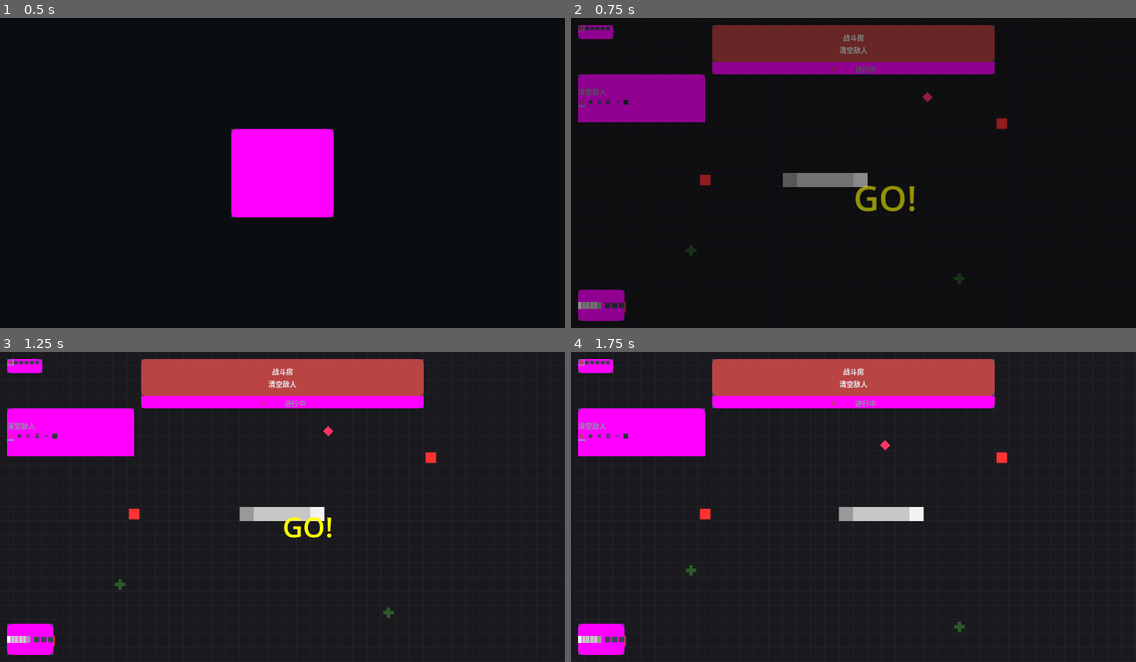
Above: before the commit, frames 1-4 (two rows, left to right).
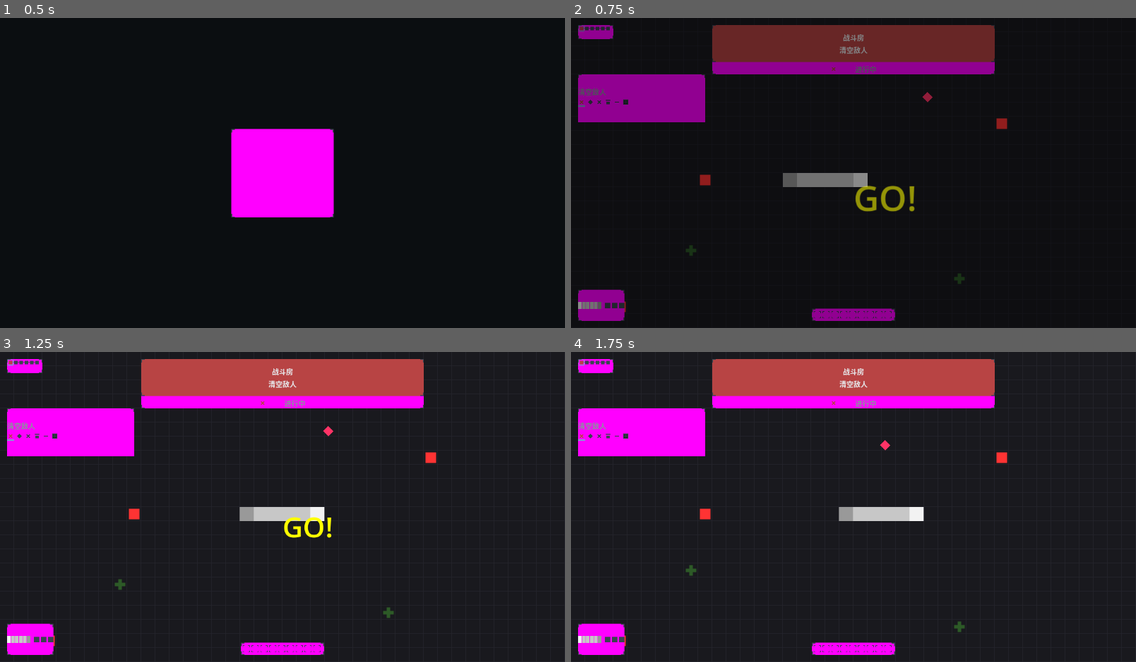
Above: after the commit, the same moments.

Repository: ztwosone/GreedySnake
Game: Godot game, scene res://scenes/main.tscn
Same seed, same stepped clock (60 frames per second), same inputs: the game is played once before the commit and once after it.
Inputs (mouse positions are in pixels of both pictures, inside the frame that each line leads up to):
- Up to frame 1 (0.5 s): no input
- Up to frame 2 (0.75 s): click "开始游戏" at 0.5 s
- Up to frame 3 (1.25 s): no input
- Up to frame 4 (1.75 s): tap Enter at 1.25, 1.35 s; move the mouse to (977, 491) at 1.27 s; hold D (move_right) from 1.28 s (still down); click (977, 491) at 1.42 s; tap Space at 1.52 s

Frame 1 is identical in both runs. In frame 2, 0.6% of the frame differs, in the area x 42-58%, y 93-98%; in frame 3, 0.6%; in frame 4, 0.6%.

Commit message:
004 T104c: build status bar + pickup world blink marker
- ui/build_status_bar.gd（§8.6）：底中数据驱动 _draw——[头][front…][middle…][back…][尾]
  格序、空槽四角虚框、装备实心+等级点、共鸣 = 活跃对 part_id 定位格间连线
- ResonanceManager.get_active_pairs() 新只读访问器（key res:partA+partB 反解）
- 首次发现 caption「共鸣发现：X」hud 内嵌（避免 toast 层互踩），discovery_hold_sec 后收起
- pickup_entity 世界内闪烁标记（§8.7 前半）：blink_alpha 纯函数 [0.55,1.0] +
  _process 脉动，game_feel.pickup_blink_hz 驱动、关闭恒亮
- game_world 接线 UI/BuildStatusBar + setup 三管理器只读面
- 几何教训入 CurrentState：动态尺寸面板按锚点回写 offsets（锚点预设+直改 size
  会把 CENTER_BOTTOM 面板放到左上——几何探针实证拦截）
- 新套件 test_xp_build_bar；T104 全片勾除
- 门禁：76/76 套件 4246/4246 + STRICT PASSED

Co-Authored-By: Claude Fable 5 <noreply@anthropic.com>

Diff:
--- /dev/null
+++ b/Project/Test/cases/test_xp_build_bar.gd
@@ -0,0 +1,123 @@
+extends RefCounted
+## Phase P T104c: Build 状态条 + 拾取物世界内闪烁标记契约（presentation_design.md §8.6/§8.7）
+## 状态条（底中）：[头][前…][中…][后…][尾] 槽位格；空槽虚框；装备/升级 bounce + 等级点；
+## 共鸣 = 相邻格间青色连线（get_active_pairs 槽位定位）+ 首次发现 caption。
+## 纯监听 + 注入系统只读查询（§11.1）；数据驱动 _draw（minimap 同范式）。
+
+const BAR_PATH: String = "res://ui/build_status_bar.gd"
+const PICKUP_PATH: String = "res://entities/pickups/pickup_entity.gd"
+
+
+## duck-typed 注入替身（只读查询面）
+class StubSlots:
+	var layout: Dictionary = {"front": [null], "middle": [null, null], "back": [null]}
+	func get_slot_layout(position: String) -> Array:
+		return layout.get(position, [])
+
+
+class StubParts:
+	var head = null
+	var tail = null
+	func get_active_head():
+		return head
+	func get_active_tail():
+		return tail
+
+
+class StubResonance:
+	var pairs: Array = []
+	func get_active_pairs() -> Array:
+		return pairs
+
+
+class FakeScale:
+	var part_id: String = ""
+	var level: int = 1
+	func _init(id: String, lv: int = 1) -> void:
+		part_id = id
+		level = lv
+
+
+func run(t) -> void:
+	await _test_build_bar(t)
+	_test_pickup_blink(t)
+
+
+func _test_build_bar(t) -> void:
+	t.assert_file_exists(BAR_PATH)
+	var script = load(BAR_PATH)
+	if script == null:
+		return
+	var bar: Control = script.new()
+	t.add_child(bar)
+
+	t.assert_true(bar.is_in_group("ui_kit"), "[P104c] bar in ui_kit group")
+	t.assert_eq(str(bar.get_meta("ui_layer", "")), "hud", "[P104c] bar on hud layer")
+	t.assert_false(bar.visible, "[P104c] hidden before setup (渐进披露：无 Build 系统不显示)")
+
+	var slots := StubSlots.new()
+	var parts := StubParts.new()
+	var resonance := StubResonance.new()
+	bar.setup(parts, slots, resonance)
+	t.assert_true(bar.visible, "[P104c] visible after setup")
+
+	# 格序：头 + front(1) + middle(2) + back(1) + 尾 = 6
+	t.assert_eq(bar.get_cell_count(), 6, "[P104c] cells = head + open slots + tail")
+	t.assert_eq(bar.get_occupied_count(), 0, "[P104c] all empty at start")
+
+	# 装备刷新（事件驱动重读注入查询）
+	slots.layout["front"] = [FakeScale.new("greedy_scale", 2)]
+	parts.head = FakeScale.new("hydra", 1)
+	EventBus.snake_scale_equipped.emit({"scale_id": "greedy_scale", "level": 2,
+		"position": "front"})
+	t.assert_eq(bar.get_occupied_count(), 2, "[P104c] equip event re-reads head+scale")
+
+	# 共鸣连线：活跃对按 part_id 定位到槽位格
+	slots.layout["middle"] = [FakeScale.new("swift_scale", 1), null]
+	resonance.pairs = [{"resonance_id": "boil", "part_a": "greedy_scale",
+		"part_b": "swift_scale"}]
+	EventBus.resonance_activated.emit({"resonance_id": "boil",
+		"display_name": "沸毒", "is_new_discovery": false})
+	t.assert_eq(bar.get_link_count(), 1, "[P104c] active pair draws one resonance link")
+
+	# 首次发现 caption：is_new_discovery=true 显示 → settle 后收起
+	t.assert_false(bar.is_caption_visible(), "[P104c] no caption for re-discovery")
+	EventBus.resonance_activated.emit({"resonance_id": "boil2",
+		"display_name": "新共鸣", "is_new_discovery": true})
+	t.assert_true(bar.is_caption_visible(), "[P104c] new discovery shows caption")
+	t.assert_true(bar.get_caption_text().contains("新共鸣"),
+		"[P104c] caption carries the display name")
+	bar.settle()
+	t.assert_false(bar.is_caption_visible(), "[P104c] caption auto-hides (settled)")
+
+	# 共鸣停用：连线消失
+	resonance.pairs = []
+	EventBus.resonance_deactivated.emit({"resonance_id": "boil"})
+	t.assert_eq(bar.get_link_count(), 0, "[P104c] deactivation clears the link")
+
+	bar.queue_free()
+	await t.get_tree().process_frame
+
+
+# === §8.7 前半：拾取物世界内闪烁标记 ===
+func _test_pickup_blink(t) -> void:
+	var script = load(PICKUP_PATH)
+	t.assert_true(script != null, "[P104c] pickup_entity loads")
+	if script == null:
+		return
+	# 纯函数闪烁曲线：相位变化产生 [low,1] 区间内的不同 alpha（JSON 驱动频率）
+	var has_helper: bool = false
+	for m in script.get_script_method_list():
+		if str(m.get("name", "")) == "blink_alpha":
+			has_helper = true
+	t.assert_true(has_helper, "[P104c] pickup has static blink_alpha helper")
+	if not has_helper:
+		return
+	var hz: float = float(ConfigManager.get_game_feel().get("pickup_blink_hz", 0.0))
+	t.assert_true(hz > 0.0, "[P104c] game_feel.pickup_blink_hz > 0 (JSON)")
+	var a0: float = script.blink_alpha(0.0)
+	var a1: float = script.blink_alpha(0.25 / hz)
+	t.assert_true(absf(a0 - a1) > 0.05, "[P104c] blink curve actually varies with phase")
+	for a in [a0, a1]:
+		t.assert_true(a >= 0.5 and a <= 1.0,
+			"[P104c] blink alpha stays readable in [0.5, 1.0] (got %f)" % a)
--- a/Project/data/json/game_config.json
+++ b/Project/data/json/game_config.json
@@ -1328,7 +1328,8 @@
       "desaturate_sec": 0.4,
       "cause_hold_sec": 0.8,
       "victory_ring_token": "accent_shedskin",
-      "room_banner_sec": 0.9
+      "room_banner_sec": 0.9,
+      "discovery_hold_sec": 2.0
     },
     "glyphs": {
       "_canvas_units": 16,
@@ -1406,6 +1407,7 @@
       "ring_width": 2,
       "ring_start_scale": 0.25,
       "fly_size": 8,
+      "pickup_blink_hz": 1.2,
       "triggers": {}
     },
     "audio": { "enabled": true, "master_volume_db": -6, "dedup_ms": 50, "sfx": {} },
--- a/Project/entities/pickups/pickup_entity.gd
+++ b/Project/entities/pickups/pickup_entity.gd
@@ -3,12 +3,14 @@
 ## 仿 food 口径：地面层（cell_layer 0）、非实体（is_solid false）、不阻挡移动——
 ## 蛇头进入该格即被 PickupSystem 拾取（snake_moved 事件路径）。
 ## 视觉：菱形色块（颜色出自 event_pickups.pickups.<id>.placeholder_color，FR-010）+
-## 内核小方块；正式表现归 S4（presentation §8.7 世界内闪烁标记）。
+## 内核小方块 + 世界内闪烁标记（presentation §8.7 前半，T104c：正弦 alpha 脉动，
+## game_feel.pickup_blink_hz 驱动；game_feel 关闭恒亮）。
 ## 无 class_name：消费方一律 preload 本文件（ScriptingLeading 附录 C.8）。
 
 var pickup_id: String = ""
 var display_name: String = ""
 var _color: Color = Color(0.81, 0.58, 0.85)
+var _blink_phase: float = 0.0
 
 
 func _init() -> void:
@@ -41,3 +43,18 @@
 	core.position = Vector2(-core_s / 2, -core_s / 2)
 	core.color = Color(1.0, 1.0, 1.0, 0.85)
 	add_child(core)
+
+
+## §8.7 闪烁曲线（纯函数，可测）：|sin| 脉动钳在 [0.55, 1.0] 保持可读
+static func blink_alpha(phase: float) -> float:
+	var hz: float = float(ConfigManager.get_game_feel().get("pickup_blink_hz", 0.0))
+	return 0.55 + 0.45 * absf(sin(phase * TAU * hz))
+
+
+func _process(delta: float) -> void:
+	# §8.7 世界内闪烁标记：game_feel 关闭恒亮（宪法：重特效可禁用）
+	if not bool(ConfigManager.get_game_feel().get("enabled", true)):
+		modulate.a = 1.0
+		return
+	_blink_phase += delta
+	modulate.a = blink_alpha(_blink_phase)
--- a/Project/scenes/game_world.gd
+++ b/Project/scenes/game_world.gd
@@ -251,6 +251,14 @@
 		var minimap: Control = MinimapScript.new()
 		minimap.name = "FloorMinimap"
 		$UI.add_child(minimap)
+
+	# T104c（§8.6）：Build 状态条——注入三管理器只读查询面
+	if $UI.get_node_or_null("BuildStatusBar") == null:
+		var BarScript: GDScript = preload("res://ui/build_status_bar.gd")
+		var build_bar: Control = BarScript.new()
+		build_bar.name = "BuildStatusBar"
+		$UI.add_child(build_bar)
+		build_bar.setup(snake_parts_mgr, scale_slot_mgr, resonance_mgr)
 
 
 func _exit_tree() -> void:
--- a/Project/systems/snake_parts/resonance_manager.gd
+++ b/Project/systems/snake_parts/resonance_manager.gd
@@ -150,6 +150,21 @@
 	return _discovered_resonances.has(res_id)
 
 
+## 活跃共鸣对（T104c Build 状态条连线用，只读）：[{resonance_id, part_a, part_b}]
+## key 结构 = "res_id:partA+partB"（_make_pair_key 升序），此处反解
+func get_active_pairs() -> Array:
+	var pairs: Array = []
+	for key in _active_resonances:
+		var halves: PackedStringArray = str(key).split(":")
+		if halves.size() != 2:
+			continue
+		var ids: PackedStringArray = halves[1].split("+")
+		if ids.size() == 2:
+			pairs.append({
+				"resonance_id": halves[0], "part_a": ids[0], "part_b": ids[1]})
+	return pairs
+
+
 ## 清除所有活跃共鸣
 func clear_all() -> void:
 	for key in _active_resonances.keys():
--- /dev/null
+++ b/Project/ui/build_status_bar.gd
@@ -0,0 +1,215 @@
+extends "res://ui/kit/kit_panel.gd"
+## Build 状态条（SpecKit 004 Phase P T104c，presentation_design.md §8.6）
+## 底中：[头][前…][中…][后…][尾] 槽位格——空槽虚框、装备格实心 + 等级点、
+## 共鸣 = 相邻格间 accent_resonance 连线（按活跃对 part_id 定位槽位）、
+## 首次发现 caption「共鸣发现：X」停留 discovery_hold_sec 后收起。
+## 纯监听 + 注入系统只读查询（§11.1 只听不驱动）；数据驱动 _draw 零槽位子节点。
+## 无 class_name：消费方一律按路径加载（ScriptingLeading 附录 C.8）。
+
+const _POSITIONS: Array = ["front", "middle", "back"]
+
+var _parts_mgr = null
+var _slot_mgr = null
+var _resonance_mgr = null
+var _caption_label: Label
+## 绘制单元缓存：[{kind: "head"|"scale"|"tail", position, part_id, level, occupied}]
+var _cells: Array = []
+var _links: Array = []
+
+
+func _init() -> void:
+	super._init("hud")
+
+
+func _ready() -> void:
+	anchor_left = 0.5
+	anchor_right = 0.5
+	anchor_top = 1.0
+	anchor_bottom = 1.0
+	mouse_filter = Control.MOUSE_FILTER_IGNORE
+	visible = false
+	_apply_geometry()
+
+	# §8.6 首次发现 caption（条上方一行，hud 层内嵌避免与 toast 层互踩）
+	_caption_label = Label.new()
+	_caption_label.name = "DiscoveryCaption"
+	_caption_label.theme_type_variation = "CaptionLabel"
+	_caption_label.horizontal_alignment = HORIZONTAL_ALIGNMENT_CENTER
+	_caption_label.add_theme_color_override(
+		"font_color", ConfigManager.get_palette_color("accent_resonance"))
+	_caption_label.set_anchors_preset(Control.PRESET_CENTER_TOP)
+	_caption_label.grow_horizontal = Control.GROW_DIRECTION_BOTH
+	_caption_label.visible = false
+	add_child(_caption_label)
+
+	for sig in [EventBus.snake_head_equipped, EventBus.snake_head_unequipped,
+			EventBus.snake_tail_equipped, EventBus.snake_tail_unequipped,
+			EventBus.snake_scale_equipped, EventBus.snake_scale_unequipped,
+			EventBus.slot_unlocked, EventBus.resonance_activated,
+			EventBus.resonance_deactivated]:
+		sig.connect(_on_build_changed)
+	EventBus.resonance_activated.connect(_on_resonance_activated)
+	EventBus.game_started.connect(_refresh)
+
+
+## 注入只读查询面（game_world 接线真实管理器；测试注入替身）
+func setup(parts_mgr, slot_mgr, resonance_mgr) -> void:
+	_parts_mgr = parts_mgr
+	_slot_mgr = slot_mgr
+	_resonance_mgr = resonance_mgr
+	visible = true
+	_refresh()
+
+
+# === 查询契约（test_xp_build_bar） ===
+
+func get_cell_count() -> int:
+	return _cells.size()
+
+
+func get_occupied_count() -> int:
+	var n: int = 0
+	for cell in _cells:
+		if cell.get("occupied", false):
+			n += 1
+	return n
+
+
+func get_link_count() -> int:
+	return _links.size()
+
+
+func is_caption_visible() -> bool:
+	return _caption_label != null and _caption_label.visible
+
+
+func get_caption_text() -> String:
+	return _caption_label.text if _caption_label != null else ""
+
+
+# === 事件 ===
+
+func _on_build_changed(_data: Dictionary) -> void:
+	_refresh()
+
+
+## §8.6 首次发现横幅：caption 停留 discovery_hold_sec 后收起（Tween 入 settle 语义）
+func _on_resonance_activated(data: Dictionary) -> void:
+	if not bool(data.get("is_new_discovery", false)):
+		return
+	_caption_label.text = "共鸣发现：%s" % str(data.get("display_name", ""))
+	_caption_label.visible = true
+	var tw: Tween = track_tween(create_tween())
+	tw.tween_interval(float(
+		ConfigManager.get_ceremony_config().get("discovery_hold_sec", 0.0)))
+	tw.tween_callback(func() -> void: _caption_label.visible = false)
+
+
+func _refresh() -> void:
+	if _slot_mgr == null:
+		return
+	_cells.clear()
+	var head = _parts_mgr.get_active_head() if _parts_mgr != null else null
+	_cells.append(_make_part_cell("head", head))
+	for position in _POSITIONS:
+		for entry in _slot_mgr.get_slot_layout(position):
+			_cells.append({
+				"kind": "scale", "position": position,
+				"part_id": str(entry.part_id) if entry != null else "",
+				"level": int(entry.level) if entry != null else 0,
+				"occupied": entry != null,
+			})
+	var tail = _parts_mgr.get_active_tail() if _parts_mgr != null else null
+	_cells.append(_make_part_cell("tail", tail))
+
+	# 共鸣连线：活跃对 part_id → 槽位格索引（同件多槽取首个命中）
+	_links.clear()
+	if _resonance_mgr != null and _resonance_mgr.has_method("get_active_pairs"):
+		for pair in _resonance_mgr.get_active_pairs():
+			var a: int = _find_cell(str(pair.get("part_a", "")))
+			var b: int = _find_cell(str(pair.get("part_b", "")))
+			if a >= 0 and b >= 0 and a != b:
+				_links.append([mini(a, b), maxi(a, b)])
+
+	_apply_geometry()
+	queue_redraw()
+
+
+## 底中定位：锚点 (0.5, 1.0)，按格数回写 offsets 保持水平居中、底缘留边
+func _apply_geometry() -> void:
+	var layout: Dictionary = ConfigManager.get_layout_config()
+	var base_unit: float = float(layout.get("base_unit", 16))
+	var screen_margin: float = float(layout.get("screen_margin", 0))
+	var w: float = maxf(_cells.size(), 1) * base_unit * 1.25 + base_unit * 0.5
+	var h: float = base_unit * 1.75
+	offset_left = -w * 0.5
+	offset_right = w * 0.5
+	offset_top = -(h + screen_margin)
+	offset_bottom = -screen_margin
+
+
+func _make_part_cell(kind: String, part) -> Dictionary:
+	return {
+		"kind": kind, "position": kind,
+		"part_id": str(part.part_id) if part != null else "",
+		"level": int(part.level) if part != null else 0,
+		"occupied": part != null,
+	}
+
+
+func _find_cell(part_id: String) -> int:
+	if part_id.is_empty():
+		return -1
+	for i in _cells.size():
+		if str(_cells[i].get("part_id", "")) == part_id:
+			return i
+	return -1
+
+
+func _draw() -> void:
+	super._draw()
+	if _cells.is_empty():
+		return
+	var base_unit: float = float(ConfigManager.get_layout_config().get("base_unit", 16))
+	var cell: float = base_unit
+	var step: float = base_unit * 1.25
+	var origin: Vector2 = Vector2(base_unit * 0.25, base_unit * 0.375)
+	var frame_color: Color = ConfigManager.get_palette_color("frame_line")
+	var fill_color: Color = ConfigManager.get_palette_color("text_primary")
+	var accent: Color = ConfigManager.get_palette_color("accent_resonance")
+	var dot_color: Color = ConfigManager.get_palette_color("accent_shedskin")
+
+	# §8.6 共鸣连线（格中心间，画在格之下）
+	for link in _links:
+		var from: Vector2 = origin + Vector2(link[0] * step + cell * 0.5, cell * 0.5)
+		var to: Vector2 = origin + Vector2(link[1] * step + cell * 0.5, cell * 0.5)
+		draw_line(from, to, accent, 2.0)
+
+	for i in _cells.size():
+		var c: Dictionary = _cells[i]
+		var rect := Rect2(origin + Vector2(i * step, 0), Vector2(cell, cell))
+		if c.get("occupied", false):
+			var color: Color = accent if c.get("kind") != "scale" else fill_color
+			draw_rect(rect, color)
+			# 等级点（底缘，≤3 个）
+			var level: int = clampi(int(c.get("level", 0)), 0, 3)
+			for d in level:
+				draw_rect(Rect2(rect.position + Vector2(
+					2.0 + d * 4.0, cell - 3.0), Vector2(2.0, 2.0)), dot_color)
+		else:
+			# 空槽 = 虚框（四角短刻，§8.6）
+			var arm: float = cell * 0.25
+			draw_rect(Rect2(rect.position, Vector2(arm, 1)), frame_color)
+			draw_rect(Rect2(rect.position, Vector2(1, arm)), frame_color)
+			draw_rect(Rect2(rect.position + Vector2(cell - arm, 0),
+				Vector2(arm, 1)), frame_color)
+			draw_rect(Rect2(rect.position + Vector2(cell - 1, 0),
+				Vector2(1, arm)), frame_color)
+			draw_rect(Rect2(rect.position + Vector2(0, cell - 1),
+				Vector2(arm, 1)), frame_color)
+			draw_rect(Rect2(rect.position + Vector2(0, cell - arm),
+				Vector2(1, arm)), frame_color)
+			draw_rect(Rect2(rect.position + Vector2(cell - arm, cell - 1),
+				Vector2(arm, 1)), frame_color)
+			draw_rect(Rect2(rect.position + Vector2(cell - 1, cell - arm),
+				Vector2(1, arm)), frame_color)
Not shown, added: Project/Test/cases/test_xp_build_bar.gd.uid
Not shown, added: Project/ui/build_status_bar.gd.uid
Not shown, changed: .specify/specs/004-presentation-experience/tasks.md
Not shown, changed: AgentOps/CurrentState.md
Not shown, changed: Designs/Interactive/presentation_design.md
Not shown, changed: TechDocs/QuickReference.md
